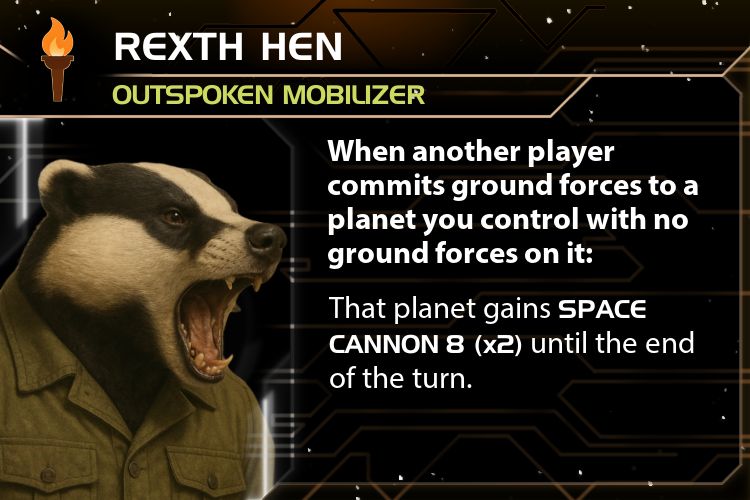
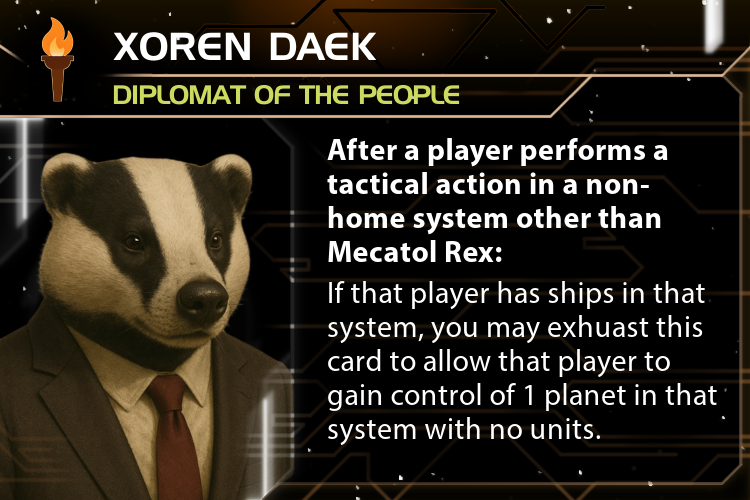
Before/after of a 750×500 layered artwork. What changed in the layer stack:
showed group "Agent" (8 layers) over [113, 0, 727, 446]
painted on "If that player has ships in th..." over [328, 349, 717, 446]
hid group "Commander" (11 layers) over [112, 0, 727, 445]
showed group "potrait agent" (2 layers) over [0, 152, 296, 500]
hid group "potrait commander" (2 layers) over [0, 152, 288, 500]